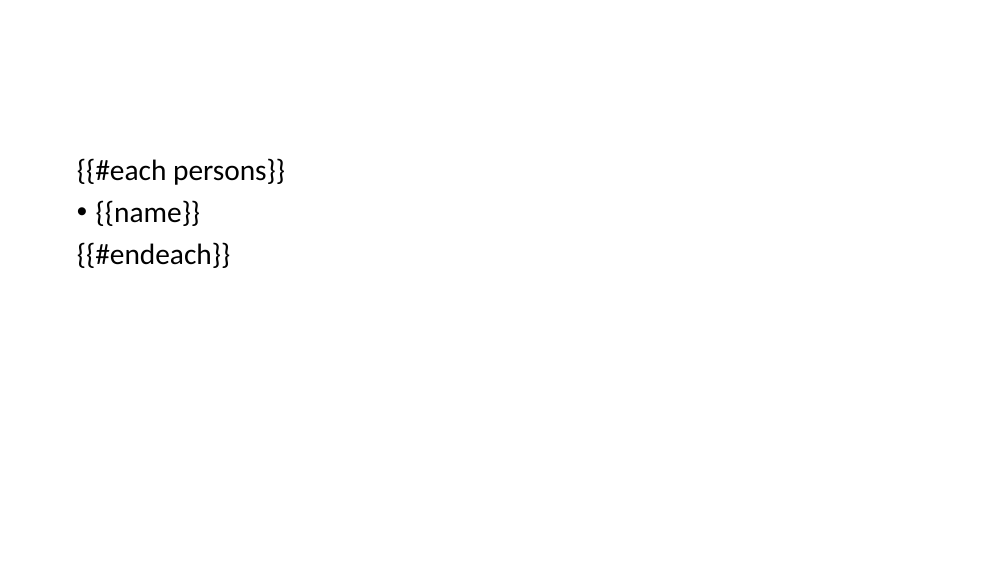
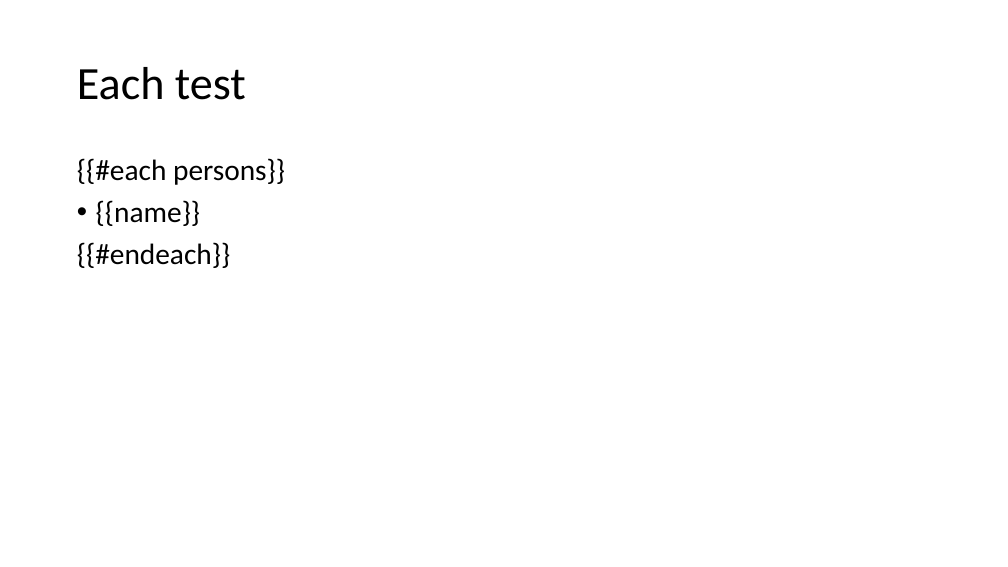
Before and after one commit to yumdocs/yumdocs, a slide deck: slide 1 of templates/each.pptx. Drawn at 1008x567 pixels with LibreOffice and Linux fonts; fonts in the diff are those of the drawing. Boxes give left, top, right and bottom in pixels: in the first picture for what was removed or moved away, otherwise in the second. Text is boxed around its words. In the diff, an @@ line names an element or a change of style, - is before the commit and + after.

Commit message:
Added slide title

```diff
--- a/templates/each.pptx
+++ b/templates/each.pptx
@@ title added at [77, 67, 246, 100], 44 pt, text #000000 @@
+Each test
```
